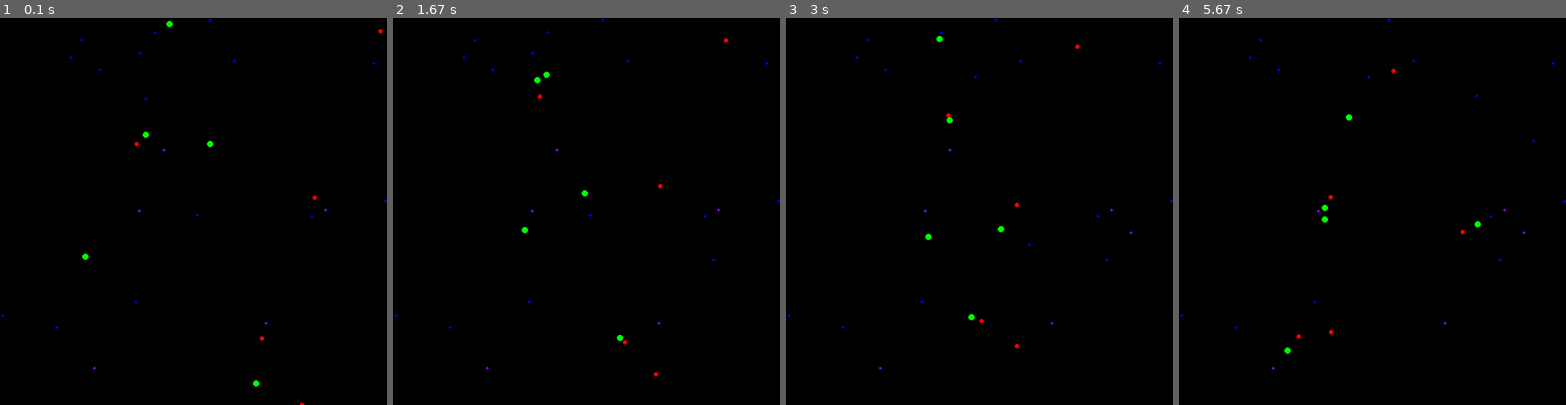
Above: before the commit, frames 1-4 (left to right).
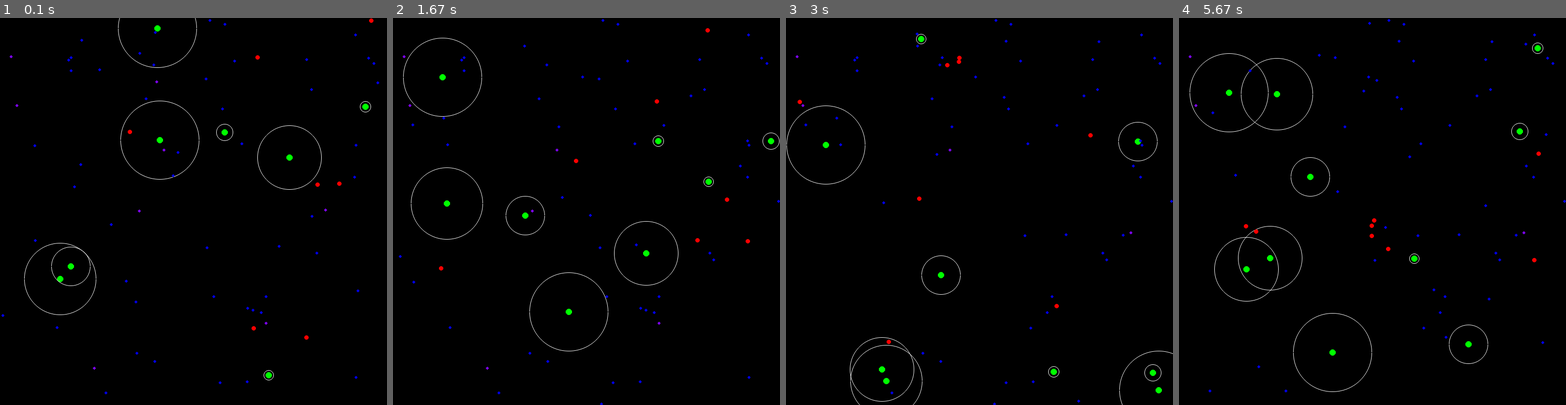
Above: after the commit, the same moments.

Repository: alexshelto/GeneticAlgorithm
Game: pygame game, started from Python/Motion/geneticAlgo.py
Two runs of this game, one before a commit and one after it. Both use one fixed random seed, a clock stepped at 60 frames per second and the inputs below.
Inputs:
- Up to frame 1 (0.1 s): no input
- Up to frame 2 (1.67 s): no input
- Up to frame 3 (3 s): no input
- Up to frame 4 (5.67 s): no input

The runs differ from the first frame. In frame 1, 1.1% of the frame differs, in the area x 2-100%, y 0-100%; in frame 2, 1.2%; in frame 3, 1.2%; in frame 4, 1.4%, in the area x 0-96%, y 1-97%.

Commit message:
organism DNA

Diff:
--- a/Python/Motion/config.json
+++ b/Python/Motion/config.json
@@ -4,7 +4,7 @@
     "pygame_settings"    : {
         "window_height"  : 800,
         "window_width"   : 800,
-        "boundary"       : 10,
+        "boundary"       : 15,
         "fps"            : 60
     },
     "colors"             : {
@@ -16,12 +16,26 @@
     },
     "organism"           : {
         "health"         : 100,
-        "max_vel"        : 10
+        "max_vel"        : 6,
+        "max_force"      : 1,
+        "reproduction_rate": 0.0005,
+        "perception_radius": 100
         },
+    "organsims_mutation" :{
+        "mutation_rate"  : 0.25,
+        "steering_weight": 0.5,
+        "perception_mutation": 40
+    },
     "predator"           :{
         "health"         : 120,
-        "max_vel"        : 1.3,
+        "max_vel"        : 5.5,
         "attack"         : 40
+    },
+    "predator_mutation"  :{
+        "mutatuin_rate"  : 0.19,
+        "steering_weight": 0.5,
+        "perception_mutatuin": 35,
+        "attack_mutation": 15
     }
 
     }
--- a/Python/Motion/geneticAlgo.py
+++ b/Python/Motion/geneticAlgo.py
@@ -1,7 +1,6 @@
 # Alexander Shelton
 #
 
-import json
 
 import organism
 import predator
@@ -12,8 +11,18 @@
 import random
 import numpy
 import math
+import json
 
 
+
+#TODO make a timer, add dna, add fitness
+
+
+#ORGANISM DNA: speed, force, health,  Vision distance, steering ,?cooperative, shoot?
+
+#PREDATOR DNA: speed, strength, steering, vision
+
+#fix nonetype & float in find: desired val var
 
 
 #---------------Functions ----------------------------------------------------------------+
@@ -40,9 +49,9 @@
     food = []
     poison = []
 
-    for i in range(5):
+    for i in range(40):
         food.append(numpy.array([random.uniform(0, settings['pygame_settings']['window_width']), random.uniform(0, settings['pygame_settings']['window_height'])], dtype='float64'))
-    for i in range(5):
+    for i in range(8):
         orgs.append(organism.Organism(settings, display, random.randrange(0,settings['pygame_settings']['window_height']), random.randrange(0,settings['pygame_settings']['window_width'])))
         predators.append(predator.Predator(settings, display, random.randrange(0,settings['pygame_settings']['window_height']), random.randrange(0,settings['pygame_settings']['window_width'])))
         food.append(numpy.array([random.uniform(0, settings['pygame_settings']['window_width']), random.uniform(0, settings['pygame_settings']['window_height'])], dtype='float64'))
@@ -57,7 +66,7 @@
         if len(orgs) < 5 or random.random() < 0.0001:
             orgs.append(organism.Organism(settings, display, random.randrange(0,settings['pygame_settings']['window_height']), random.randrange(0,settings['pygame_settings']['window_width'])))
 
-        if len(food) < 15:
+        if len(food) < 50:
             food.append(numpy.array([random.uniform(0, settings['pygame_settings']['window_width']), random.uniform(0, settings['pygame_settings']['window_height'])], dtype='float64'))
 
         for event in pygame.event.get():
@@ -66,7 +75,7 @@
 
 
         for org in orgs[::-1]:
-            print(org.health)
+            # print(org.health)
             org.eat(food,0)
             org.eat(poison,1)
             org.boundaries()
@@ -77,6 +86,8 @@
             if org.dead(food):
                 orgs.remove(org)
                 print("Organism died")
+            else:
+                org.reproduce(orgs)
 
         for pred in predators[::-1]:
             pred.fight(orgs)
--- a/Python/Motion/learnPygame/drawBall.py
+++ /dev/null
@@ -1,24 +0,0 @@
-
-import pygame
-
-width = 600
-height = 600
-green = (0,255,0)
-black = (0,0,0)
-
-ballsize = 8
-
-display = pygame.display.set_mode([width,height])
-pygame.display.set_caption("Window Caption")
-
-
-run = True
-while run:
-    for event in pygame.event.get():
-        if event.type == pygame.QUIT:
-            run = False
-
-    pygame.draw.circle(display,green, [width//2,height//2],ballsize)
-    pygame.display.update()
-
-pygame.quit()
--- a/Python/Motion/learnPygame/eatingBall.py
+++ /dev/null
@@ -1,214 +0,0 @@
-
-import pygame
-from pygame import gfxdraw
-
-import random
-import numpy
-import math
-
-
-green = (0,255,0)
-black = (0,0,0)
-blue = (0,0,255)
-height = 600
-width = 600
-boundary = 10
-
-
-
-settings = {
-    'max_vel': 10,
-    'health': 100
-}
-
-
-
-
-
-
-def main():
-
-    #Starting module:
-    pygame.init()
-    display = pygame.display.set_mode([height, width])
-    clock = pygame.time.Clock()
-
-
-
-
-    orgs = []
-    food = []
-
-
-    for i in range(5):
-        orgs.append(Organism(settings, display, random.randrange(0,height), random.randrange(0,width)))
-
-    running = True
-    while(running):
-        display.fill(black)
-
-        if len(orgs) < 5 or random.random() < 0.0001:
-            orgs.append(Organism(settings, display, random.randrange(0,height), random.randrange(0,width)))
-
-        if len(food) < 15:
-            food.append(numpy.array([random.uniform(0, width), random.uniform(0, height)], dtype='float64'))
-
-
-
-        for org in orgs[::-1]:
-            print(org.health)
-            org.eat(food)
-            org.boundaries()
-
-            org.update()
-            org.draw()
-
-            if org.dead(food):
-                orgs.remove(org)
-                print("Organism died")
-
-
-
-        for i in food:
-            pygame.draw.circle(display, (0,0,225), [int(i[0]), int(i[1])], 3)
-
-
-        pygame.display.update()
-        clock.tick(60)
-
-    pygame.quit()
-
-
-
-
-
-def magnitude_calc(vector):
-    x = 0
-    for i in vector:
-        x += i**2
-    magnitude = x**0.5
-    return magnitude
-
-def normalise(vector):
-    magnitude = magnitude_calc(vector)
-    if magnitude != 0:
-        vector = vector / magnitude
-    return vector
-
-
-
-class Organism:
-    def __init__(self, settings, window, xpos, ypos):
-        self.position = numpy.array([xpos,ypos], dtype='float64')
-        self.velocity = numpy.array([random.uniform(-settings['max_vel'],settings['max_vel']),random.uniform(-settings['max_vel'],settings['max_vel'])], dtype='float64')
-        self.acceleration = numpy.array([0, 0], dtype='float64')
-        self.angle = 0
-
-        self.max_vel = 1.5
-        self.max_force = .6
-        self.color = green
-        self.size = 6
-        self.health = settings['health']
-
-        self.window = window
-
-    def apply_force(self, force):
-        self.acceleration += force
-
-    def find(self, target):
-        desired_vel = numpy.add(target, -self.position)
-        desired_vel = normalise(desired_vel)*self.max_vel
-
-        steering_force = numpy.add(desired_vel, -self.velocity)
-        steering_force = normalise(steering_force)*self.max_force
-
-        return(steering_force)
-
-
-    def eat(self, itemList):
-        closest = None
-
-        closest_distance = max(width, height)
-
-        posx = self.position[0]
-        posy = self.position[1]
-
-        foodIndex = len(itemList)-1
-
-        for i in itemList[::-1]:
-            item_x = i[0]
-            item_y = i[1]
-
-            distance = math.hypot(posx-item_x, posy-item_y)
-
-            if distance < 5:
-                itemList.pop(foodIndex)
-                self.health += 5
-
-            if distance < closest_distance:
-                closest_distance = distance
-                closest = i
-            foodIndex -= 1
-
-        prey = self.find(closest)
-        seek = normalise(prey)*self.max_force
-        self.apply_force(seek)
-
-
-
-    def update(self):
-        self.velocity += self.acceleration
-        self.velocity = normalise(self.velocity)*self.max_vel
-
-        self.position += self.velocity
-        self.acceleration *= 0
-        self.health -= 0.2
-        self.health = min(settings['health'], self.health)
-
-    def draw(self):
-        pygame.gfxdraw.aacircle(self.window, int(self.position[0]), int(self.position[1]), self.size, self.color)
-        pygame.gfxdraw.filled_circle(self.window, int(self.position[0]), int(self.position[1]), self.size, self.color)
-
-    def dead(self, itemList):
-        if self.health > 0:
-            return False
-        else:
-            if self.position[0] < width-boundary and self.position[0] > boundary and self.position[1] < height-boundary and self.position[1] > boundary:
-                itemList.append(self.position)
-
-            return True
-
-    def boundaries(self):
-            desired = None
-
-            #if x value is on frame of boundary or visable window
-            if self.position[0] < boundary:
-                desired = numpy.array([self.max_vel, self.velocity[1]])
-                steer = desired-self.velocity
-                steer = normalise(steer)*self.max_force
-                self.apply_force(steer)
-
-            #if x value is larger than the window or outside
-            elif self.position[0] > width - boundary:
-                desired = numpy.array([-self.max_vel, self.velocity[1]])
-                steer = desired-self.velocity
-                steer = normalise(steer)*self.max_force
-                self.apply_force(steer)
-            #y value on boarder frame
-            if self.position[1] < boundary:
-                desired = numpy.array([self.velocity[0], self.max_vel])
-                steer = desired-self.velocity
-                steer = normalise(steer)*self.max_force
-                self.apply_force(steer)
-            # y value outside of window range
-            elif self.position[1] > height - boundary:
-                desired = numpy.array([self.velocity[0], -self.max_vel])
-                steer = desired-self.velocity
-                steer = normalise(steer)*self.max_force
-                self.apply_force(steer)
-
-
-
-
-if __name__ == '__main__':
-    main()
--- a/Python/Motion/learnPygame/movingball.py
+++ /dev/null
@@ -1,132 +0,0 @@
-
-
-
-import pygame
-from pygame import gfxdraw
-
-import random
-import numpy
-import math
-
-
-green = (0,255,0)
-height = 600
-width = 600
-
-
-
-# Need to move circles around the window.
-# Physics momentum
-# orientation
-# velocity, force,
-#
-#
-
-settings = {}
-settings['max_vel'] = 10
-
-
-def magnitude_calc(vector):
-    x = 0
-    for i in vector:
-        x += i**2
-    magnitude = x**0.5
-    return(magnitude)
-
-def normalise(vector):
-    magnitude = magnitude_calc(vector)
-    if magnitude != 0:
-        vector = vector/magnitude
-    return(vector)
-
-
-
-
-def main():
-
-
-
-
-
-
-    pygame.init()
-    display = pygame.display.set_mode([width,height])
-    pygame.display.set_caption("Window Caption")
-
-    clock = pygame.time.Clock()
-    balls = []
-
-
-    b = Ball(random.randrange(0,width), random.randrange(0,height), display, settings)
-    balls.append(b)
-
-    stop = True
-    while stop:
-        display.fill((0,0,0))
-        for event in pygame.event.get():
-            if event.type == pygame.QUIT:
-                run = False
-
-        for ball in balls:
-            b.apply_force(ball.seek(pygame.mouse.get_pos()))
-            ball.update()
-            ball.draw()
-        pygame.display.update()
-        clock.tick(60)
-    pygame.quit()
-
-
-class Ball:
-    def __init__(self, xpos, ypos, window, settings):
-        self.position = numpy.array([xpos,ypos], dtype='float64')
-        self.velocity = numpy.array([random.uniform(-settings['max_vel'],settings['max_vel']),random.uniform(-settings['max_vel'],settings['max_vel'])], dtype='float64')
-        self.acceleration = numpy.array([0, 0], dtype='float64')
-        self.angle = 0
-
-        self.max_vel = 2
-        self.max_force = 0.5
-        self.color = green
-        self.size = 8
-        self.health = 100
-
-        self.window = window
-
-
-    def apply_force(self, force):
-        self.acceleration += force
-
-
-
-    def seek(self, target):
-        desired_vel = numpy.add(target, -self.position)
-        desired_vel = normalise(desired_vel)*self.max_vel
-        steering_force = numpy.add(desired_vel, -self.velocity)
-        steering_force = normalise(steering_force)*self.max_force
-        return(steering_force)
-        #self.apply_force(steering_force)
-
-
-    def update(self):
-
-        mouse_pos = pygame.mouse.get_pos()
-
-        self.velocity += self.acceleration
-        self.velocity = normalise(self.velocity)*self.max_vel
-        self.position += self.velocity
-        self.acceleration *= 0
-        self.health -= 0.2
-
-
-
-    def draw(self):
-        pygame.gfxdraw.aacircle(self.window, int(self.position[0]), int(self.position[1]), self.size, self.color)
-
-
-
-
-
-
-
-
-if __name__ == "__main__":
-    main()
--- a/Python/Motion/learnPygame/oopBall.py
+++ /dev/null
@@ -1,59 +0,0 @@
-
-
-
-import pygame
-from pygame import gfxdraw
-
-import random
-
-
-
-green = (0,255,0)
-height = 600
-width = 600
-
-
-
-
-def main():
-    pygame.init()
-    display = pygame.display.set_mode([width,height])
-    pygame.display.set_caption("Window Caption")
-
-    b = Ball(random.randrange(0,width), random.randrange(0,height), display)
-    b.addBall()
-
-    stop = True
-    while stop:
-        for event in pygame.event.get():
-            if event.type == pygame.QUIT:
-                run = False
-
-
-        pygame.display.update()
-    pygame.quit()
-
-
-class Ball:
-    def __init__(self, xpos, ypos, window):
-        self.position = [xpos,ypos]
-        self.velocity = 1
-
-        self.color = green
-        self.size = 8
-        self.health = 100
-
-        self.window = window
-
-    def addBall(self):
-        pygame.gfxdraw.aacircle(self.window, int(self.position[0]), int(self.position[1]), self.size, self.color)
-
-
-
-
-
-
-
-
-if __name__ == "__main__":
-    main()
--- a/Python/Motion/organism.py
+++ b/Python/Motion/organism.py
@@ -8,6 +8,7 @@
 import random
 import numpy
 import math
+
 from physics import normalise, magnitude_calc
 
 
@@ -17,23 +18,51 @@
 
 
 
+#    DNA
+# DNA[0] = max force , DNA[1]= steering weight , DNA[2] = perception
+#
+#
+
+
 
 
 class Organism:
-    def __init__(self, settings, window, xpos, ypos):
+    def __init__(self, settings, window, xpos, ypos, dna=False):
         self.position = numpy.array([xpos,ypos], dtype='float64')
         self.velocity = numpy.array([random.uniform(-settings['organism']['max_vel'],settings['organism']['max_vel']),random.uniform(-settings['organism']['max_vel'],settings['organism']['max_vel'])], dtype='float64')
         self.acceleration = numpy.array([0, 0], dtype='float64')
         self.angle = 0
 
-        self.max_vel = settings['predator']['max_vel']
-        self.max_force = .6
+        self.max_vel = settings['organism']['max_vel']
+        self.max_force = settings['organism']['max_force']
         self.color = settings['colors']['green']
         self.size = 6
         self.health = settings['organism']['health']
 
         self.window = window
 
+
+        if dna != False:
+            self.dna = []
+            for gene in range(len(dna)):
+                if random.random() < settings['organism']['reproduction_rate']:
+                    if gene < 2:
+                        self.dna.append(dna[gene]+ random.uniform(-settings['organism_mutation']['steering_weight'],settings['organism_mutation']['steering_weight'] ))
+                    else:
+                        self.dna.append(dna[gene] + random.uniform(-settings['organism_mutation']['perception_mutation'],settings['organism_mutation']['perception_mutation'] ))
+                else:
+                    self.dna.append(dna[gene])
+        else: #load with random dna
+            self.dna = [random.uniform(-settings['organism']['max_force'],settings['organism']['max_force']),
+            random.uniform(-settings['organism']['max_force'],settings['organism']['max_force']),random.uniform(0,settings['organism']['perception_radius']), random.uniform(0, settings['organism']['perception_radius'])]
+            print(self.dna)
+
+
+
+    def reproduce(self, orgList):
+        if random.random() < settings['organism']['reproduction_rate']:
+            orgList.append(Organism(settings, self.window,self.position[0], self.position[1],self.dna))
+            print("reproduction")
     def apply_force(self, force):
         self.acceleration += force
 
@@ -76,9 +105,12 @@
                 closest_distance = distance
                 closest = i
             foodIndex -= 1
-        prey = self.find(closest)
-        seek = normalise(prey)*self.max_force
-        self.apply_force(seek)
+
+        if closest_distance < self.dna[2]:
+            prey = self.find(closest)
+            prey *= self.dna[2]
+            seek = normalise(prey)*self.max_force
+            self.apply_force(seek)
 
 
 
@@ -87,13 +119,18 @@
         self.velocity = normalise(self.velocity)*self.max_vel
 
         self.position += self.velocity
-        self.acceleration *= 0
+        self.acceleration *= 0 #resets acceleration to 0
         self.health -= 0.2
         self.health = min(settings['organism']['health'], self.health)
 
     def draw(self):
+        ## Shape of organism
         pygame.gfxdraw.aacircle(self.window, int(self.position[0]), int(self.position[1]), self.size, self.color)
         pygame.gfxdraw.filled_circle(self.window, int(self.position[0]), int(self.position[1]), self.size, self.color)
+
+        #Visual Atributes:
+        pygame.gfxdraw.aacircle(self.window,int(self.position[0]), int(self.position[1]),abs(int(self.dna[2])), settings['colors']['white'])
+
 
     def dead(self, itemList):
         if self.health > 0:
@@ -132,3 +169,9 @@
                 steer = desired-self.velocity
                 steer = normalise(steer)*self.max_force
                 self.apply_force(steer)
+
+
+    def returnFitness(self):
+        pass
+        #clock =
+        #return self.timeAlive (secs)
--- a/Python/Motion/physics.py
+++ b/Python/Motion/physics.py
@@ -5,6 +5,7 @@
 
 
 def magnitude_calc(vector):
+    #Traingular vector
     x = 0
     for i in vector:
         x += i**2
@@ -12,7 +13,10 @@
     return magnitude
 
 def normalise(vector):
+    #Takes our vector of size n>1 || n<1 and represents it in unit of 1 terms
+    # Function takes old vector and divides it by the magnitude
     magnitude = magnitude_calc(vector)
+    #dividing vector by magnutitude to normalise vector
     if magnitude != 0:
         vector = vector / magnitude
     return vector
--- a/Python/Motion/predator.py
+++ b/Python/Motion/predator.py
@@ -22,11 +22,11 @@
         self.acceleration = numpy.array([0, 0], dtype='float64')
         self.angle = 0
 
-        self.max_vel = 1.1
+        self.max_vel = settings['predator']['max_vel']
         self.max_force = .3
         self.color = settings['colors']['red']
         self.size = 4
-        self.health = settings['organism']['health']
+        self.health = settings['predator']['health']
 
         self.power = 25
 
@@ -76,7 +76,7 @@
 
             distance = math.hypot(posx-item_x, posy-item_y)
 
-            if distance < 3:
+            if distance < 4:
                 i.health = i.health - self.power
                 if(i.health < 0):
                     self.health += 40
